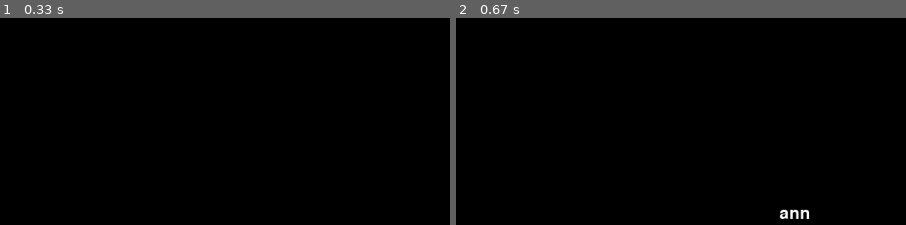
Above: before the commit, frames 1-2 (left to right).
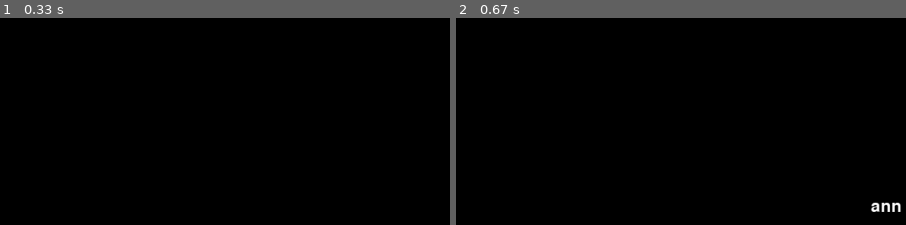
Above: after the commit, the same moments.

Repository: Qazzquimby/Speed-Typing-Game
Game: pygame game, started from main.py
Two runs of this game, one before a commit and one after it. Both use one fixed random seed, a clock stepped at 60 frames per second and the inputs below.
Inputs:
- Up to frame 1 (0.33 s): no input
- Up to frame 2 (0.67 s): type "ann" at 0.33 s
The pictures show only the part of the screen within x 50-100%, y 50-100%; the shares and areas given below are measured in that part.

Frame 1 is identical in both runs. In frame 2, 0.5% of the frame differs, in the area x 71-99%, y 88-98%.

Commit message:
modified so class Game doesnt know about the screen resolution, where this is now moved to the class Screen

Diff:
--- a/UI.py
+++ b/UI.py
@@ -4,7 +4,9 @@
 class Screen:
 
     def __init__(self):
-        self.screen_size = (1280, 720)
+        self.X_size = 1280
+        self.Y_size = 720
+        self.screen_size = (self.X_size, self.Y_size)
         self.color_white = (255, 255, 255)
         self.color_black = (0, 0, 0)
         self.speed = (2, 0)
--- a/main.py
+++ b/main.py
@@ -44,7 +44,7 @@
         for active_word in self.active_words:
             self.screen.screen.blit(active_word.get_text(), active_word.get_text_rect())
             active_word.textRect = active_word.textRect.move(self.screen.speed)
-        self.screen.screen.blit(self.text_input.get_surface(), (1100, 680))
+        self.screen.screen.blit(self.text_input.get_surface(), (self.screen.X_size - 50, self.screen.Y_size - 50))
 
     def handle_events(self, events):
         for event in events:
@@ -62,7 +62,7 @@
 
     def check_if_loss(self):
         for active_word in self.active_words:
-            if active_word.textRect[0] >= 1280:
+            if active_word.textRect[0] >= self.screen.X_size:
                 print("Sorry you lost")
                 pygame.quit()
                 quit()
